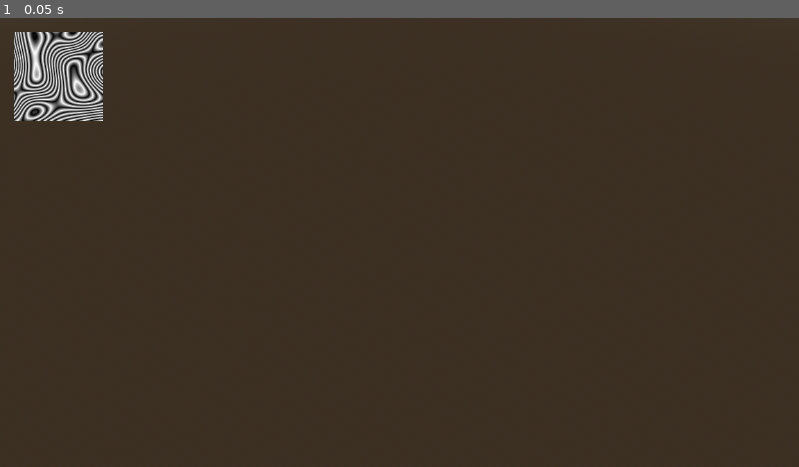
Above: before the commit, frame 1.
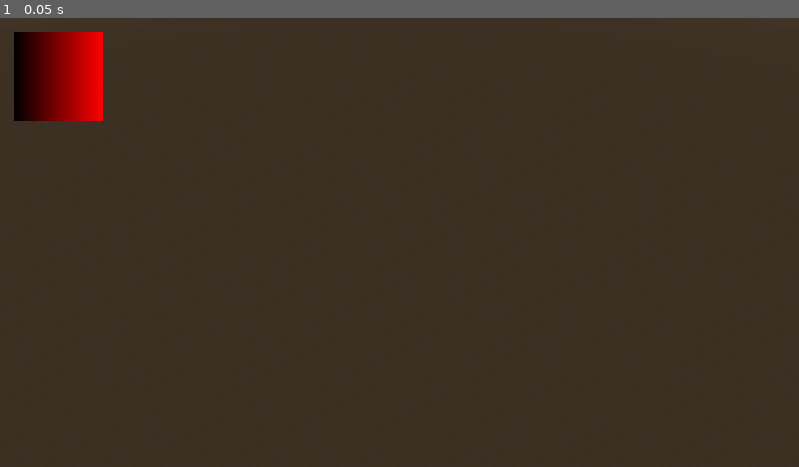
Above: after the commit, the same moment.

Repository: schonewillejacob/terrain_from_noise
Game: Godot game, scene res://main/main.tscn
The game is run twice, just before and just after one commit, with the same random seed, the same clock (stepped at 60 frames per second) and the same inputs.
Inputs:
- Up to frame 1 (0.05 s): no input

The runs differ from the first frame. In frame 1, 2.2% of the frame differs, in the area x 1-13%, y 3-23%.

Commit message:
added surface tool code from slides, changed syntax to be pythonic

Diff:
--- a/main/main.gd
+++ b/main/main.gd
@@ -4,13 +4,12 @@
 
 
 
-@export var noise_texture_height = 128
-@export var noise_texture_width = 128
+@export var noise_texture_side_length = 128
 @export var quadmesh_grid_side_length = 2
 var quadmesh_size : Vector2
 var height_map : Image
 
-@onready var node_chunk_collection = $Landscape
+@onready var node_landscape = $Landscape
 @onready var node_camera = $Camera3D
 @onready var node_noise_preview = $UI/NoisePreview
 
@@ -18,18 +17,31 @@
 
 # VIRTUALS ####################################################
 func _ready() -> void:
+	# testing purposes: create red gradient
+	height_map = Image.create_empty(noise_texture_side_length,noise_texture_side_length, false, Image.FORMAT_RG8) # all white image for testing purposes
+	for _x in noise_texture_side_length:
+		for _y in noise_texture_side_length:
+			var _target : float = float(_x) / float(noise_texture_side_length)
+			height_map.set_pixel(_x,_y,Color(_target,0,0,1))
+
 	# generate noise UV
-	height_map = create_height_map()
+	#height_map = create_height_map()
 
 	# use a two-row approach to set vertex heights.
-	#	the length of these row should be the grid side-length + 1
-	var _vertex_row_even = []
+	#	the length of each row should be the grid side-length + 1
+	#	keeping rows in memory saves computation time row-to-row
+	#	having only two saves memory
+	var _vertex_row_even = set_row_heights_from_heightmap(0)
 	var _vertex_row_odd = []
 
 	# dynamically add, map, and adjust vertex of QuadMesh grid
-	for _x in quadmesh_grid_side_length:
-		for _z in quadmesh_grid_side_length:
-			print("QuadMesh %s, %s. Raising by Vertex matrix: <placeholder>" % [_x, _z])
+	for _z in quadmesh_grid_side_length:
+		if(_z % 2 == 0):
+			_vertex_row_odd = set_row_heights_from_heightmap(_z+1)
+			add_landscape_quad_row(_vertex_row_even, _vertex_row_odd, _z)
+		else:
+			_vertex_row_even = set_row_heights_from_heightmap(_z+1)
+			add_landscape_quad_row(_vertex_row_even, _vertex_row_odd, _z)
 
 
 	# set noise preview
@@ -41,8 +53,8 @@
 func create_height_map() -> Image:
 	# goal: long, thin cells.
 	var _noise = FastNoiseLite.new()
-	randomize()
-	_noise.seed = randf() * 10_000_000 # set seed to a random integer from 0 - 9,999,999
+	#randomize()
+	#_noise.seed = randf() * 10_000_000 # set seed to a random integer from 0 - 9,999,999
 
 	# NOISE CONFIGS
 	_noise.cellular_distance_function = 2
@@ -55,10 +67,47 @@
 	_noise.fractal_ping_pong_strength = 16
 	# /NOISE CONFIGS
 
-	var _noise_image = _noise.get_image(noise_texture_height,noise_texture_width) # no point in this being seamless, as the heightmap won't be tiled.
+	var _noise_image = _noise.get_image(noise_texture_side_length,noise_texture_side_length) # no point in this being seamless, as the heightmap won't be tiled.
 
 	return _noise_image
 
-func set_row_from_heightmap():
-	# get seed
-	pass
+func add_landscape_quad_row(top_row,bottom_row,z_grid_position) -> void:
+	for _x in quadmesh_grid_side_length:
+		var _land = MeshInstance3D.new()
+		var _surface_tool = SurfaceTool.new()
+
+		_surface_tool.begin(Mesh.PRIMITIVE_TRIANGLES)
+		# vertex 0
+		_surface_tool.set_uv( Vector2(0, 0) )
+		_surface_tool.add_vertex( Vector3(0, 0, 0) )
+		# vertex 1
+		_surface_tool.set_uv( Vector2(1, 0) )
+		_surface_tool.add_vertex( Vector3(1, 0, 0) )
+		# vertex 2
+		_surface_tool.set_uv( Vector2(1, 1) )
+		_surface_tool.add_vertex( Vector3(1, 0, 1) )
+		# vertex 3
+		_surface_tool.set_uv( Vector2(0, 1) )
+		_surface_tool.add_vertex( Vector3(0, 0, 1) )
+		# make the fir_surface_tool triangle
+		_surface_tool.add_index(0)
+		_surface_tool.add_index(1)
+		_surface_tool.add_index(2)
+		# make the second triangle
+		_surface_tool.add_index(0)
+		_surface_tool.add_index(2)
+		_surface_tool.add_index(3)
+
+		_surface_tool.generate_normals() # normals point perpendicular up from each face
+		var _mesh = _surface_tool.commit() # arranges mesh data structures into arrays for us
+
+		_land.mesh = _mesh
+
+func set_row_heights_from_heightmap(pos_z) -> Array:
+	var _row_heights : Array
+	for _position in (quadmesh_grid_side_length + 1):
+		var _x_target = float(_position)/float(quadmesh_grid_side_length) * float(noise_texture_side_length)
+		_row_heights.append(height_map.get_pixel(_x_target, pos_z).r) # returns a float of the pixel's red channel, from 0-1
+
+	print(_row_heights)
+	return _row_heights
Not shown, added: main/mai171E.tmp
Not shown, added: main/mai5A30.tmp
Not shown, added: main/mai83C.tmp
Not shown, added: main/mai93D5.tmp
Not shown, added: main/mai95AE.tmp
Not shown, added: main/maiD9FF.tmp
Not shown, added: main/maiEB0E.tmp
